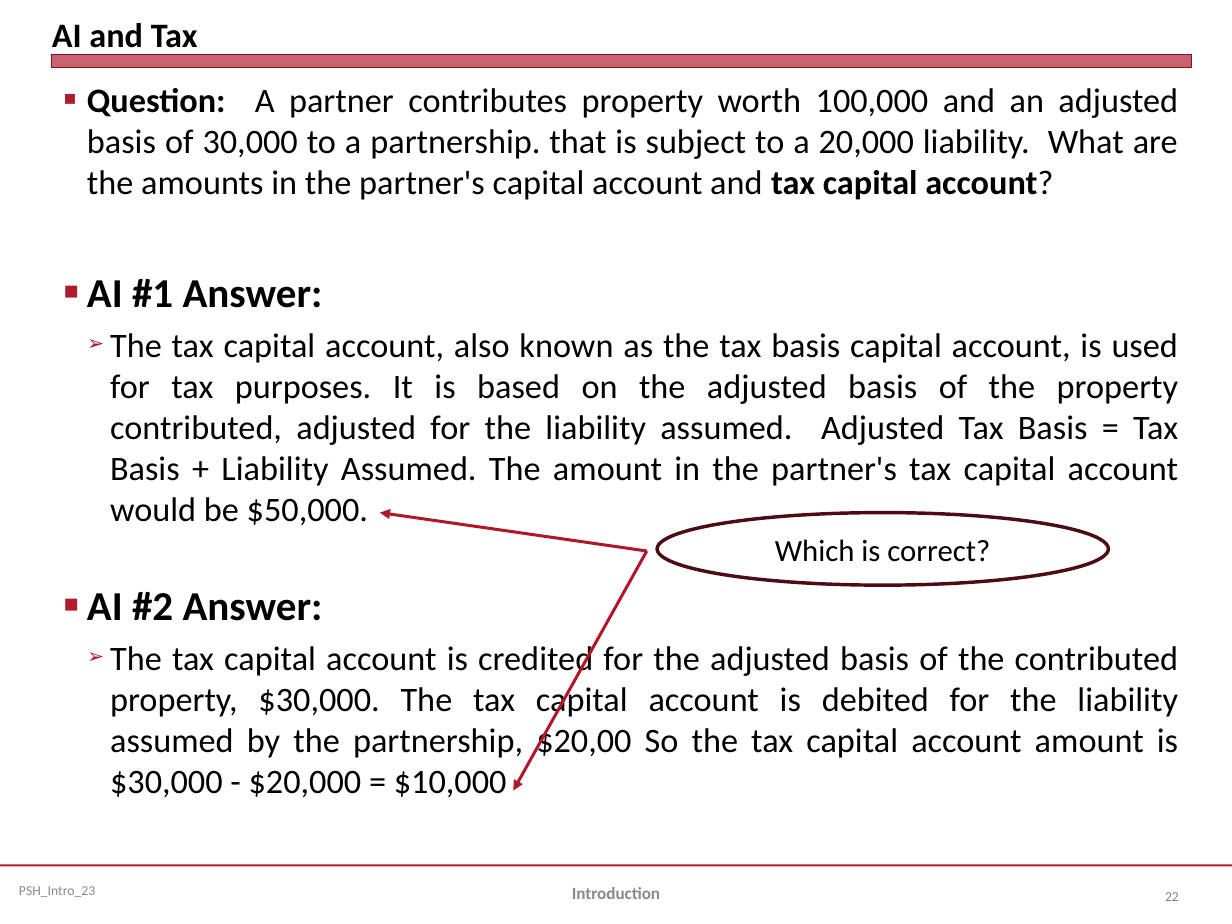
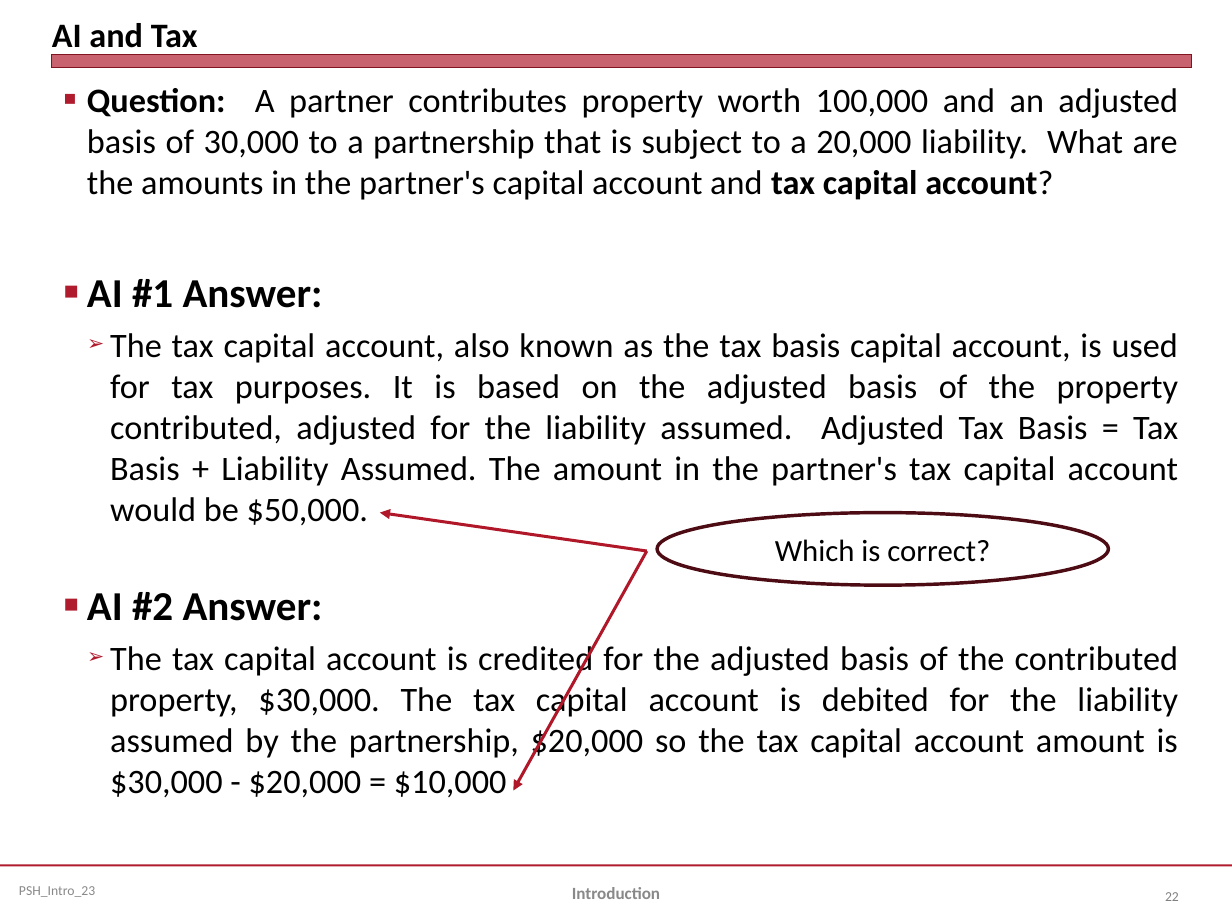
Before and after one commit to jmc877/Partnership-Tax, a slide deck: slide 22 of slides/PSH_Introduction_23.pptx. Drawn at 1232x924 pixels with LibreOffice and Linux fonts; fonts in the diff are those of the drawing. Boxes give left, top, right and bottom in pixels: in the first picture for what was removed or moved away, otherwise in the second. Text is boxed around its words. In the diff, an @@ line names an element or a change of style, - is before the commit and + after.

```diff
--- a/slides/PSH_Introduction_23.pptx
+++ b/slides/PSH_Introduction_23.pptx
@@ text at (87,88,1178,200): text changed @@
-■ Question: A partner contributes property worth 100,000 and an adjusted basis of 30,000 to a partnership. that is subject to a 20,000 liability. What are the amounts in the partner's capital account and tax capital account?
+■ Question: A partner contributes property worth 100,000 and an adjusted basis of 30,000 to a partnership that is subject to a 20,000 liability. What are the amounts in the partner's capital account and tax capital account?
@@ text at (110,645,1178,797): text changed @@
-  ➢ The tax capital account is credited for the adjusted basis of the contributed property, $30,000. The tax capital account is debited for the liability assumed by the partnership, $20,00 So the tax capital account amount is $30,000 - $20,000 = $10,000
+  ➢ The tax capital account is credited for the adjusted basis of the contributed property, $30,000. The tax capital account is debited for the liability assumed by the partnership, $20,000 so the tax capital account amount is $30,000 - $20,000 = $10,000
```
Also in this commit, not shown: 3 other slides changed, 1 other file.
